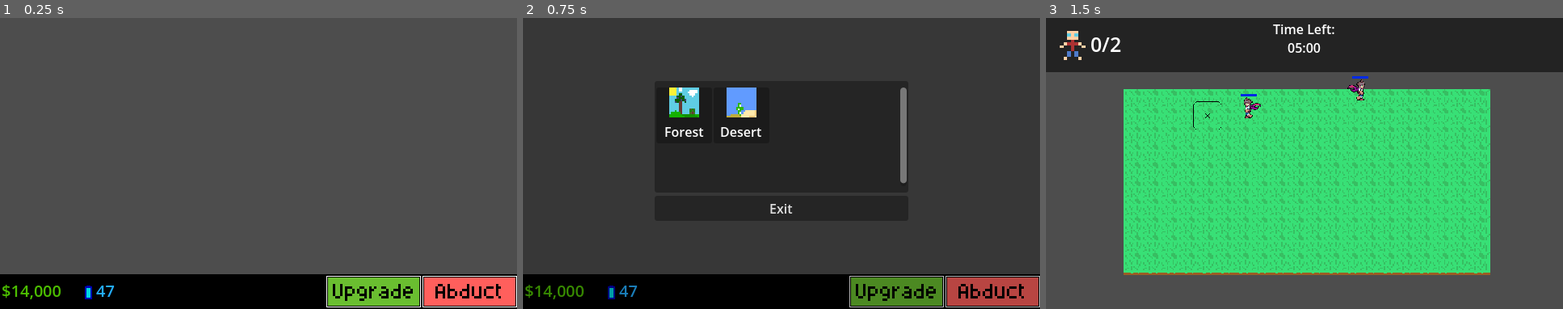
Above: before the commit, frames 1-3 (left to right).
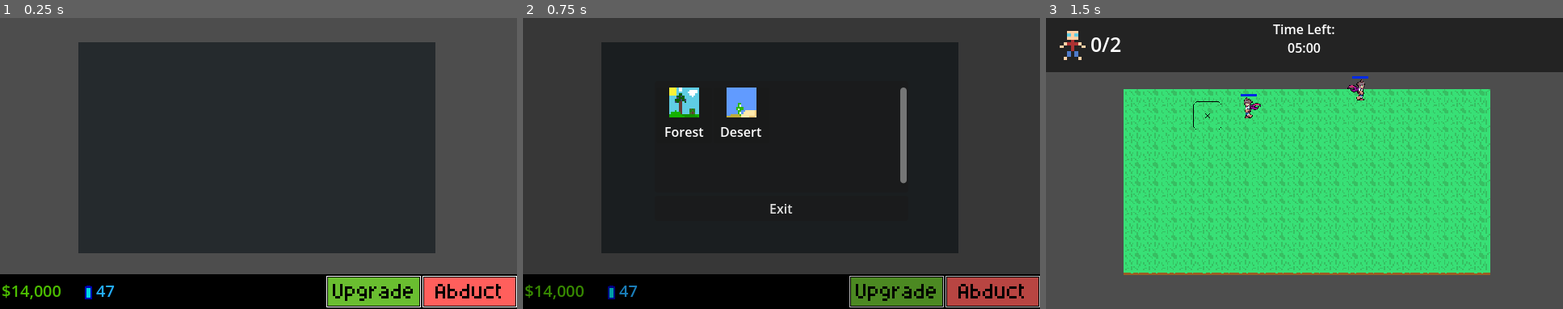
Above: after the commit, the same moments.

Repository: ottercorporationofficial-afk/Abduction
Game: Godot game, scene res://src/main.tscn
Two runs of this game, one before a commit and one after it. Both use one fixed random seed, a clock stepped at 60 frames per second and the inputs below.
Inputs (mouse positions are in pixels of both pictures, inside the frame that each line leads up to):
- Up to frame 1 (0.25 s): no input
- Up to frame 2 (0.75 s): click (993, 291) at 0.5 s
- Up to frame 3 (1.5 s): click (1206, 114) at 1.27 s

The runs differ from the first frame. In frame 1, 50% of the frame differs, in the area x 15-85%, y 8-81%; in frame 2, 27%; in frame 3, nothing differs.

Commit message:
starting stages of the menagerie added. (Captured beings now show in a container

Diff:
--- a/Entities/human.gd
+++ b/Entities/human.gd
@@ -2,7 +2,7 @@
 
 @export var damage_number_scene: PackedScene
 
-
+@onready var health_bar: TextureProgressBar = $Health
 @onready var animation: AnimatedSprite2D = $AnimatedSprite2D
 @onready var hit: AudioStreamPlayer2D = $Hit
 @onready var animation_player: AnimationPlayer = $AnimationPlayer
@@ -14,6 +14,8 @@
 var state = State.IDLE
 
 var being_data : Being
+
+var is_captured : bool = false
 
 var speed := 25.0
 var direction := Vector2.ZERO
@@ -46,6 +48,10 @@
 ## Random Walking
 
 func _process(delta):
+	if is_captured:
+		health_bar.hide()
+		return
+
 	if is_dead:
 		return
 
--- a/Entities/human.tscn
+++ b/Entities/human.tscn
@@ -293,11 +293,13 @@
 autoplay = "idle"
 
 [node name="CollisionShape2D" type="CollisionShape2D" parent="." unique_id=585949678]
+visible = false
 shape = SubResource("CapsuleShape2D_0n6mi")
 
 [node name="ClickArea" type="Area2D" parent="." unique_id=790012575]
 
 [node name="CollisionShape2D" type="CollisionShape2D" parent="ClickArea" unique_id=839326471]
+visible = false
 shape = SubResource("CircleShape2D_kodwx")
 
 [node name="Health" type="TextureProgressBar" parent="." unique_id=670175701 node_paths=PackedStringArray("entity")]
--- /dev/null
+++ b/Levels/being_container.gd
@@ -0,0 +1,11 @@
+extends Node2D
+
+@onready var human: CharacterBody2D = $Human
+
+func _ready() -> void:
+	human.is_captured = true
+
+
+func _on_tap_box_input_event(viewport: Node, event: InputEvent, shape_idx: int) -> void:
+	if event is InputEventMouseButton and event.pressed:
+		pass
--- /dev/null
+++ b/Levels/being_container.tscn
@@ -0,0 +1,23 @@
+[gd_scene format=3 uid="uid://7od6u6ff8j5i"]
+
+[ext_resource type="Texture2D" uid="uid://5e6a53rqxj8p" path="res://Art/Box.png" id="1_d235u"]
+[ext_resource type="Script" uid="uid://djtd4wmueqon2" path="res://Levels/being_container.gd" id="1_pbmci"]
+
+[sub_resource type="RectangleShape2D" id="RectangleShape2D_dtpnf"]
+size = Vector2(100, 100)
+
+[node name="BeingContainer" type="Node2D" unique_id=1564481052]
+script = ExtResource("1_pbmci")
+
+[node name="Sprite2D" type="Sprite2D" parent="." unique_id=1085224022]
+texture = ExtResource("1_d235u")
+
+[node name="TapBox" type="Area2D" parent="." unique_id=626106156]
+
+[node name="CollisionShape2D" type="CollisionShape2D" parent="TapBox" unique_id=1479869587]
+visible = false
+shape = SubResource("RectangleShape2D_dtpnf")
+
+[node name="AudioStreamPlayer2D" type="AudioStreamPlayer2D" parent="." unique_id=1816475944]
+
+[connection signal="input_event" from="TapBox" to="." method="_on_tap_box_input_event"]
--- /dev/null
+++ b/Levels/being_container_control.gd
@@ -0,0 +1,4 @@
+extends Control
+
+func setup():
+	pass
--- /dev/null
+++ b/Levels/being_container_control.tscn
@@ -0,0 +1,31 @@
+[gd_scene format=3 uid="uid://df2ncgx35rcnf"]
+
+[ext_resource type="Texture2D" uid="uid://5e6a53rqxj8p" path="res://Art/Box.png" id="1_fksp8"]
+[ext_resource type="Script" uid="uid://bnqrv0xcp46wa" path="res://Levels/being_container_control.gd" id="1_qq16r"]
+
+[node name="BeingContainerControl" type="Control" unique_id=283297624]
+layout_mode = 3
+anchors_preset = 0
+offset_right = 100.0
+offset_bottom = 100.0
+script = ExtResource("1_qq16r")
+
+[node name="TextureRect" type="TextureRect" parent="." unique_id=2056168030]
+layout_mode = 0
+offset_right = 100.0
+offset_bottom = 100.0
+texture = ExtResource("1_fksp8")
+
+[node name="SubViewportContainer" type="SubViewportContainer" parent="TextureRect" unique_id=672653574]
+layout_mode = 1
+anchors_preset = 15
+anchor_right = 1.0
+anchor_bottom = 1.0
+grow_horizontal = 2
+grow_vertical = 2
+
+[node name="SubViewport" type="SubViewport" parent="TextureRect/SubViewportContainer" unique_id=1499426290]
+transparent_bg = true
+handle_input_locally = false
+size = Vector2i(100, 100)
+render_target_update_mode = 4
--- /dev/null
+++ b/Levels/grid_container.gd
@@ -0,0 +1,20 @@
+extends GridContainer
+
+const BEING_CONTAINER_CONTROL = preload("uid://df2ncgx35rcnf")
+
+func _ready() -> void:
+	for being in GameState.beings_captured:
+		var container = BEING_CONTAINER_CONTROL.instantiate()
+		add_child(container)
+
+		var viewport = container.get_node("TextureRect/SubViewportContainer/SubViewport")
+
+		var being_instance = BeingData.get_being(being).scene.instantiate()
+		being_instance.is_captured = true
+
+		viewport.add_child(being_instance)
+
+		# Wait one frame so viewport has correct size
+		await get_tree().process_frame
+
+		being_instance.position = viewport.size / 2
--- a/Levels/menagerie.tscn
+++ b/Levels/menagerie.tscn
@@ -2,6 +2,7 @@
 
 [ext_resource type="Script" uid="uid://bc2yfcqawt5yg" path="res://src/UI/hud.gd" id="1_s5aol"]
 [ext_resource type="Texture2D" uid="uid://to5pd36xogsb" path="res://Art/Research.png" id="4_3piki"]
+[ext_resource type="Script" uid="uid://c66k3rjngvgkn" path="res://Levels/grid_container.gd" id="5_cu5m6"]
 [ext_resource type="Texture2D" uid="uid://dx1q78bf5lh2x" path="res://Art/AbductButton.png" id="5_sf3sn"]
 [ext_resource type="Texture2D" uid="uid://dpxnv1fy0ofmw" path="res://Art/UpgradeButton.png" id="6_4jk7j"]
 
@@ -84,4 +85,32 @@
 [node name="Camera2D" type="Camera2D" parent="." unique_id=2062415228]
 position = Vector2(320, 180)
 
+[node name="BeingContainers" type="Node2D" parent="." unique_id=1188752539]
+
+[node name="ColorRect" type="ColorRect" parent="." unique_id=312772414]
+z_index = -2
+anchors_preset = 7
+anchor_left = 0.5
+anchor_top = 1.0
+anchor_right = 0.5
+anchor_bottom = 1.0
+offset_left = 97.0
+offset_top = 30.0
+offset_right = 539.0
+offset_bottom = 291.0
+grow_horizontal = 2
+grow_vertical = 0
+color = Color(0.14402682, 0.16638857, 0.17719325, 1)
+metadata/_edit_lock_ = true
+
+[node name="GridContainer" type="GridContainer" parent="ColorRect" unique_id=2108180228]
+layout_mode = 1
+anchors_preset = 15
+anchor_right = 1.0
+anchor_bottom = 1.0
+grow_horizontal = 2
+grow_vertical = 2
+columns = 3
+script = ExtResource("5_cu5m6")
+
 [connection signal="pressed" from="Hud/BottomBar/Abduct" to="Hud" method="_on_abduct_pressed"]
--- a/src/GameState.gd
+++ b/src/GameState.gd
@@ -15,6 +15,8 @@
 	unlocked_levels = 2
 	EventBus.abducted.connect(_on_being_abducted)
 
+	beings_captured = {}
+
 func add_being(being_name: String):
 	if beings_captured.has(being_name):
 		beings_captured[being_name] + 1
Binary file added: Art/Box.png
Not shown, added: Art/Box.png.import
Not shown, added: Levels/being_container.gd.uid
Not shown, added: Levels/being_container_control.gd.uid
Not shown, added: Levels/grid_container.gd.uid
